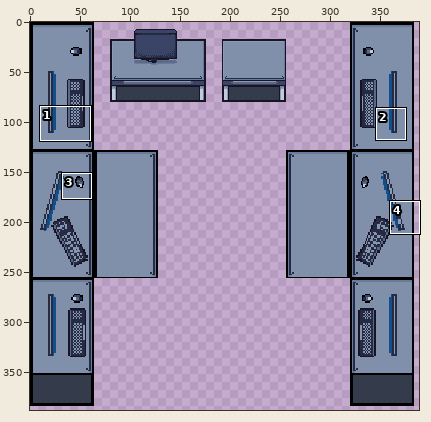
Sprite sheet, stored at assets/sprites/tilesets/side-desk.png. Above, an overview of the earlier version with the close-up marked.
Close-up. Old version:
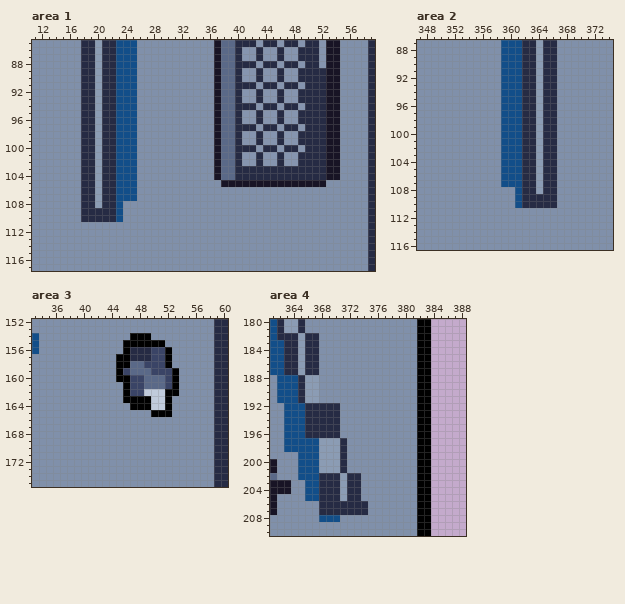
The file is 413x437 pixels. Colours within 5 levels of each other are drawn and written as one. Shown: area 1: x 11..59, y 85..117; area 2: x 347..374, y 87..116; area 3: x 33..60, y 152..175; area 4: x 361..388, y 180..210. The wide view leaves out empty margins. The commit also changed other parts of the picture, which this record leaves out.
Once edited:
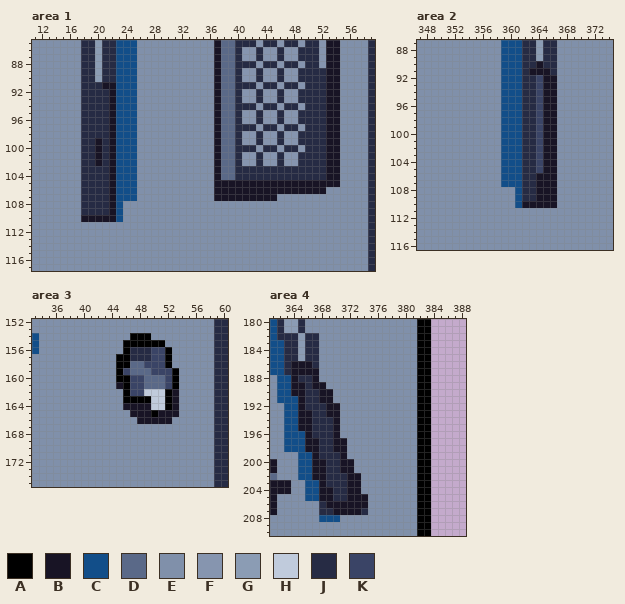
Palette (. is transparent): A #000000  B #181425  C #124e89  D #5a6988  E #8090aa  F #8695af  G #8b9cb4  H #c0cbdc  J #262b44  K #3a4466
Changes in this commit:
Area 1:
Colour B replaces colour E in row 105 at x 37 and 53 to 54; in row 106 at x 37 to 52; in row 107 at x 37 to 45.
Colour B replaces colour G in rows 99 to 102 at x 20.
Colour B replaces colour J in row 91 at x 21 to 22; in rows 92 to 109 at x 22; in row 110 at x 18 to 22.
Colour J replaces colour G in rows 91 to 98 at x 20; in rows 103 to 108 at x 20.
Area 2:
Colour B replaces colour G in rows 90 to 91 at x 364; in rows 106 to 108 at x 364.
Colour B replaces colour J in row 91 at x 363 and 365; in rows 92 to 108 at x 365 to 366; in row 109 at x 364 to 366; in row 110 at x 362 to 366.
Colour K replaces colour G in rows 92 to 105 at x 364.
Area 3:
Colour B replaces colour A in row 162 at x 53; in row 164 at x 47 to 49; in row 165 at x 51 to 52.
Colour B replaces colour E in row 161 at x 45; in row 163 at x 53; in row 164 at x 46 and 53; in row 165 at x 47 to 49 and 53; in row 166 at x 48 to 52.
Area 4:
Colour B replaces colour C in rows 188 to 190 at x 364; in rows 192 to 195 at x 365; in rows 197 to 198 at x 366 to 367; in rows 199 to 202 at x 367.
Colour B replaces colour E in row 189 at x 368; in rows 190 to 191 at x 368 to 369; in rows 200 to 201 at x 372; in row 205 at x 374.
Colour B replaces colour G in rows 186 to 187 at x 365; in rows 188 to 189 at x 367; in rows 197 to 198 at x 370; in rows 200 to 201 at x 368.
Colour B replaces colour J in row 186 at x 364 and 366; in row 187 at x 364 and 366 to 367; in rows 189 to 191 at x 365; in row 192 at x 369 to 370; in row 193 at x 366 and 369 to 370; in rows 194 to 196 at x 366 and 370.
Colour B replaces colour J in rows 197 to 201 at x 371; in rows 202 to 203 at x 368 and 372 to 373; in rows 204 to 205 at x 368 to 369 and 372 to 373; in row 206 at x 369 to 374; in row 207 at x 370 to 373.
Colour J replaces colour G in rows 188 to 189 at x 366; in rows 190 to 191 at x 366 to 367; in rows 197 to 198 at x 368 to 369; in row 199 at x 368 to 370; in rows 200 to 201 at x 369 to 370; in rows 202 to 205 at x 371.
